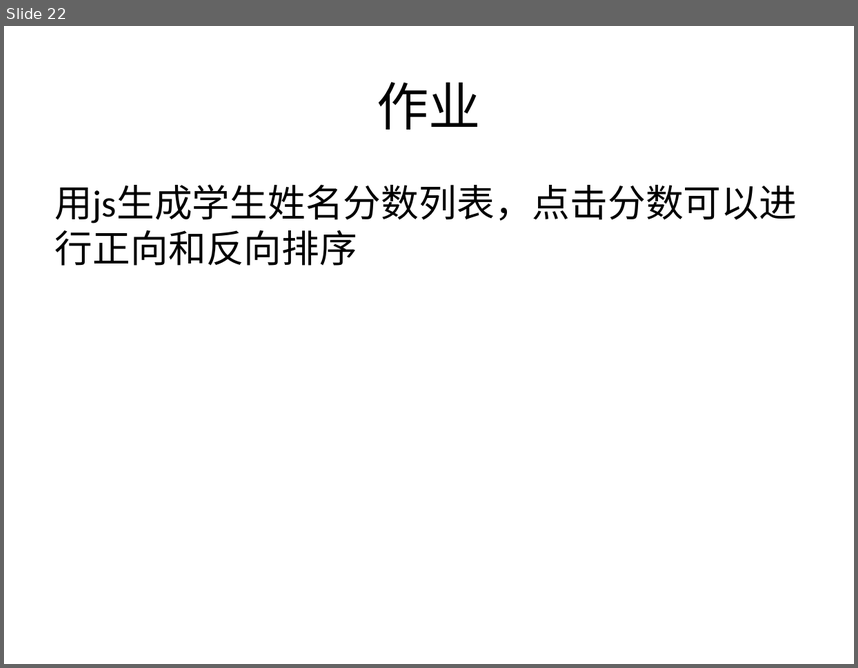
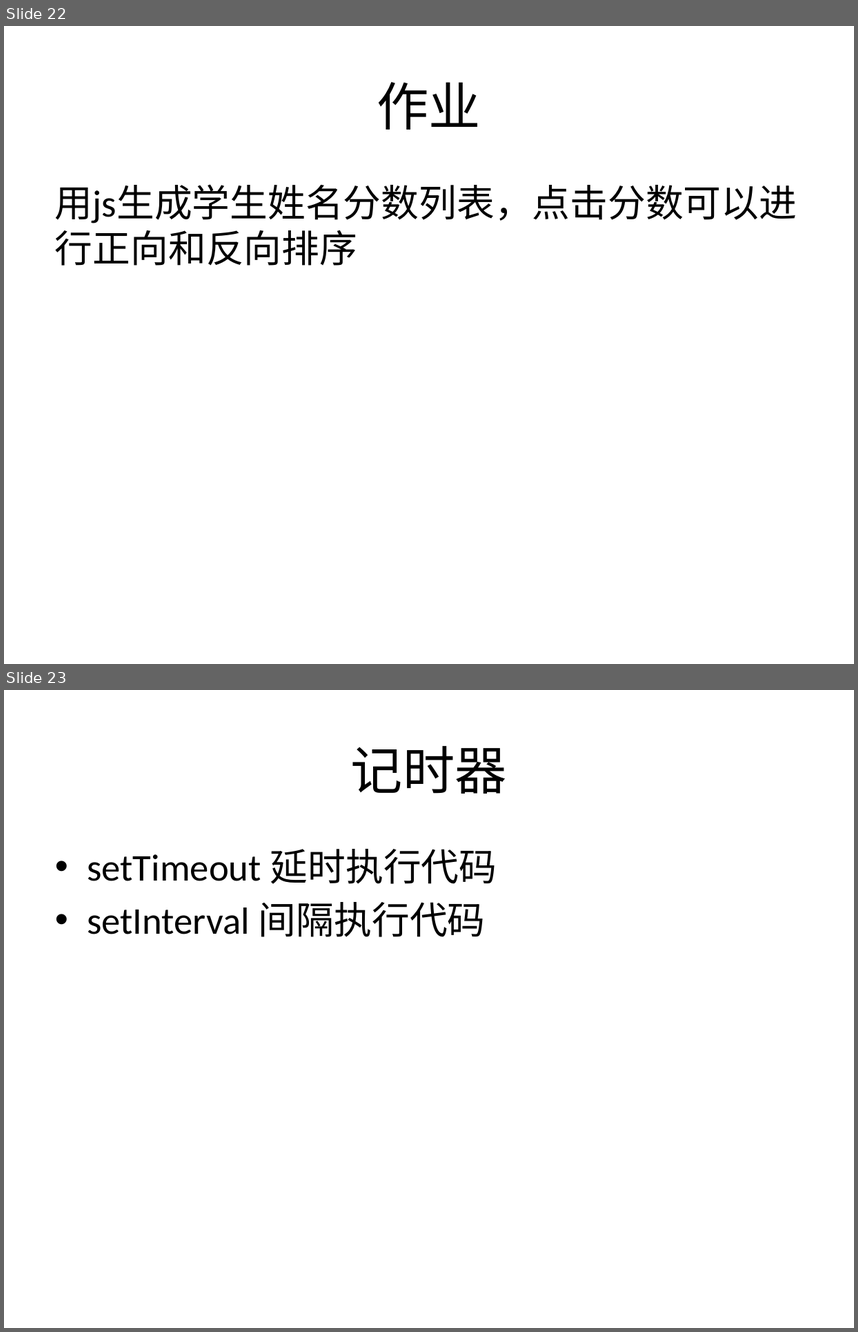
Before and after one commit to plter/HTML5Course20160612, a slide deck: JavaScript教学记录.pptx. Shown one above the other, each under a label of ours: slide 22 before the commit, slides 22 and 23 after it. The pictures are 858x668 and 858x1332 pixels, drawn with LibreOffice and Linux fonts; fonts in the diff are those of the drawing. Boxes give left, top, right and bottom in pixels: in the first picture for what was removed or moved away, otherwise in the second. Text is boxed around its words. In the diff, an @@ line names an element or a change of style, - is before the commit and + after.

```diff
--- a/JavaScript教学记录.pptx
+++ b/JavaScript教学记录.pptx
@@ slide 23 added at (4,690,854,1328), background #FFFFFF @@
@@ title added at (351,746,507,793), 44 pt, text #000000 @@
+记时器
@@ text added at (87,849,497,937), 32 pt, text #000000 @@
+• setTimeout 延时执行代码
+• setInterval 间隔执行代码
```
Also in this commit, not shown: 1 other slide added, 6 other files.
